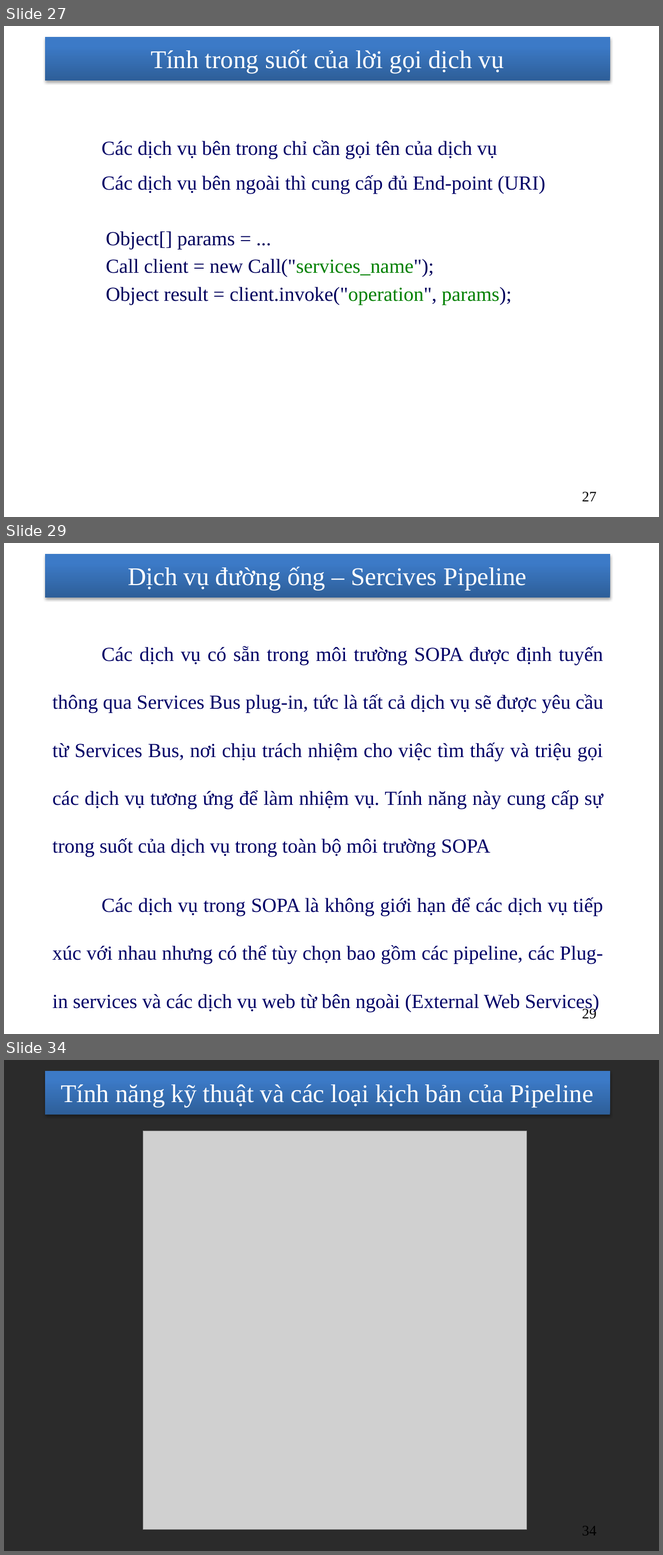
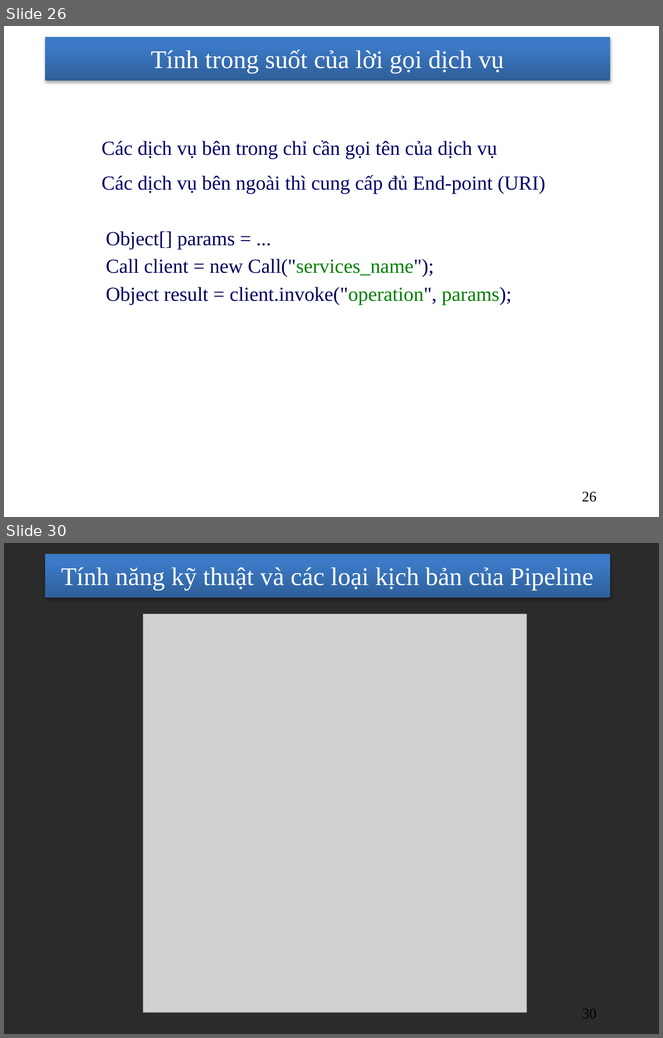
Before and after one commit to nhanhnt/LUANVAN, a slide deck: WORD/luanvan_nhanhnt_ver8.pptx. Shown one above the other, each under a label of ours: slides 27, 29 and 34 before the commit, slides 26 and 30 after it; the slides between them are not shown. The pictures are 663x1555 and 663x1038 pixels, drawn with LibreOffice and Linux fonts; fonts in the diff are those of the drawing; grey boxes stand for pictures; background and template pictures are left out; a plain dark background stands for a picture behind light text. Boxes give left, top, right and bottom in pixels: in the first picture for what was removed or moved away, otherwise in the second. Text is boxed around its words. In the diff, an @@ line names an element or a change of style, - is before the commit and + after.

```diff
--- a/WORD/luanvan_nhanhnt_ver8.pptx
+++ b/WORD/luanvan_nhanhnt_ver8.pptx
@@ slide 29 removed at bbox=[4, 543, 659, 1034], background picture (left out); not listed: 1 template element that a slide beside it also shows @@
@@ title removed at bbox=[128, 566, 527, 590] @@
-Dịch vụ đường ống – Sercives Pipeline
@@ text removed at bbox=[52, 646, 604, 1013] @@
-    Các dịch vụ có sẵn trong môi trường SOPA được định tuyến thông qua Services Bus plug-in, tức là tất cả dịch vụ sẽ được yêu cầu từ Services Bus, nơi chịu trách nhiệm cho việc tìm thấy và triệu gọi các dịch vụ tương ứng để làm nhiệm vụ. Tính năng này cung cấp sự trong suốt của dịch vụ trong toàn bộ môi trường SOPA
-    Các dịch vụ trong SOPA là không giới hạn để các dịch vụ tiếp xúc với nhau nhưng có thể tùy chọn bao gồm các pipeline, các Plug-in services và các dịch vụ web từ bên ngoài (External Web Services)
@@ page number removed at bbox=[582, 1008, 597, 1019] @@
-29
@@ what was slide 27 is now slide 26 @@
@@ page number at bbox=[582, 492, 597, 502]: text changed @@
-27
+26
@@ what was slide 34 is now slide 30 @@
@@ page number at bbox=[582, 1009, 597, 1019]: text changed @@
-34
+30
```
Also in this commit, not shown: 2 slides changed, 2 slides added, 5 other slides removed.
